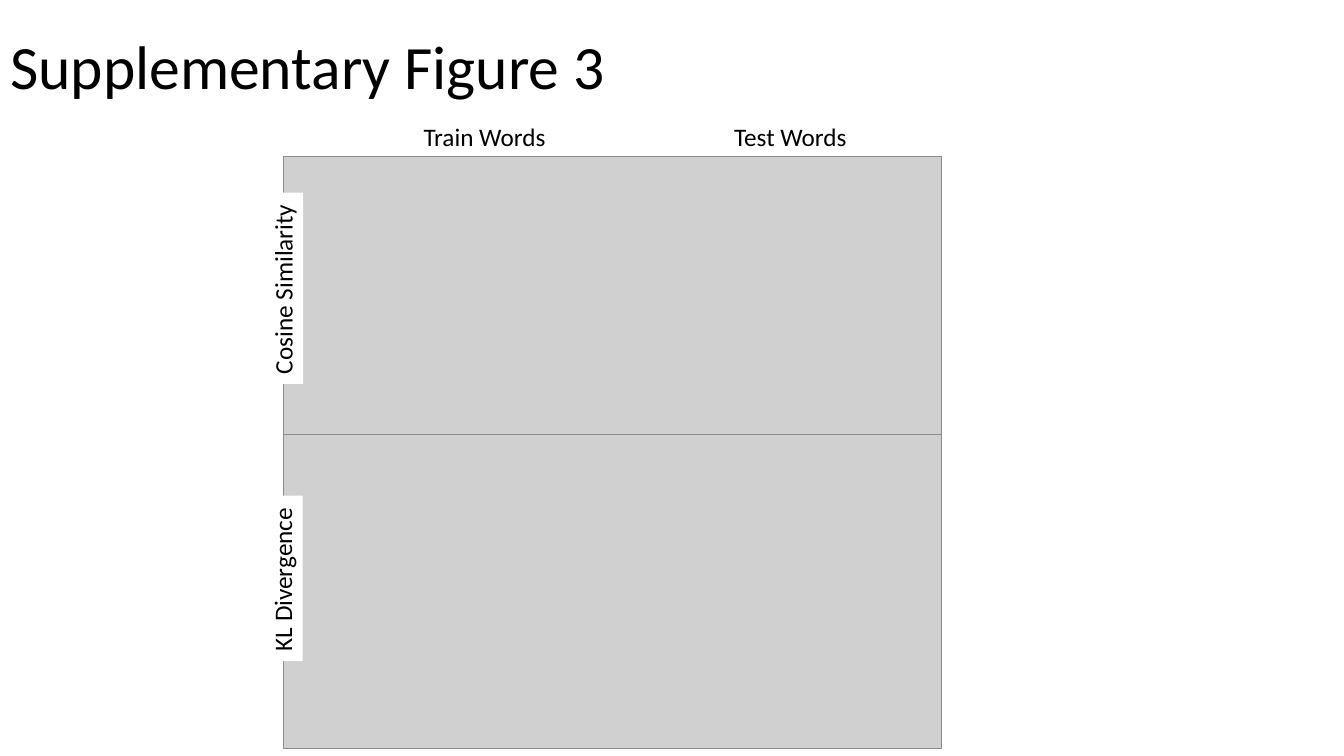
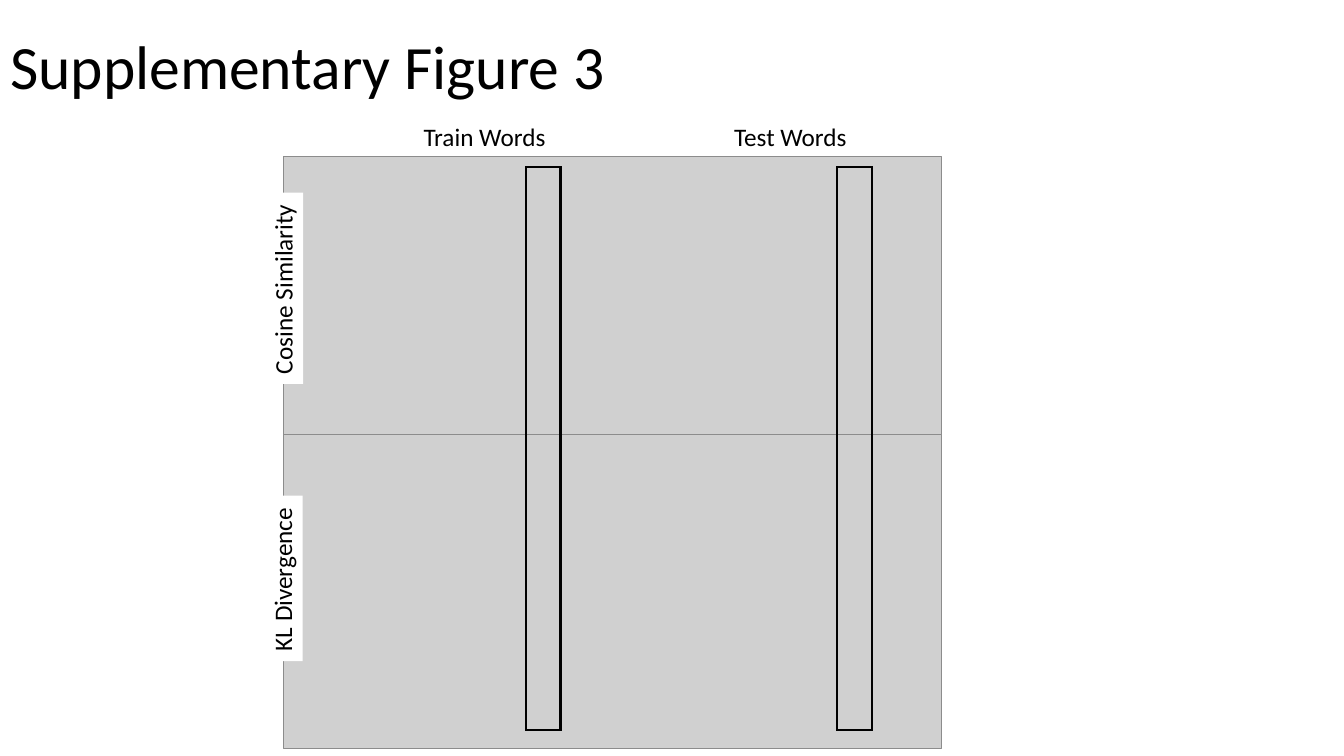
Before and after one commit to JoseAAManzano/CLOUD, a slide deck: slide 9 of results/plots/FIGURES.pptx. Drawn at 1344x756 pixels with LibreOffice and Linux fonts; fonts in the diff are those of the drawing; grey boxes stand for pictures. Boxes give left, top, right and bottom in pixels: in the first picture for what was removed or moved away, otherwise in the second. Text is boxed around its words. In the diff, an @@ line names an element or a change of style, - is before the commit and + after.

```diff
--- a/results/plots/FIGURES.pptx
+++ b/results/plots/FIGURES.pptx
@@ rectangle added at (526,167,562,730), outline #000000 1.5 pt @@
@@ rectangle added at (837,167,872,730), outline #000000 1.5 pt @@
```
Also in this commit, not shown: 1 other slide changed, 27 other files.
